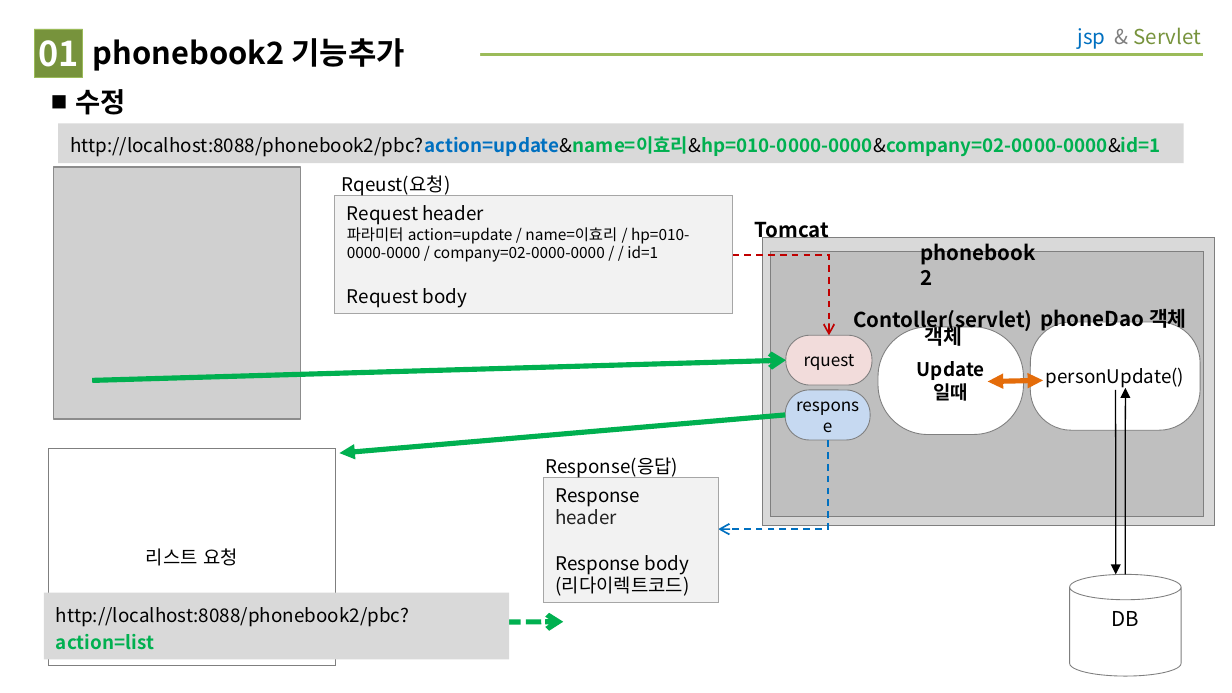
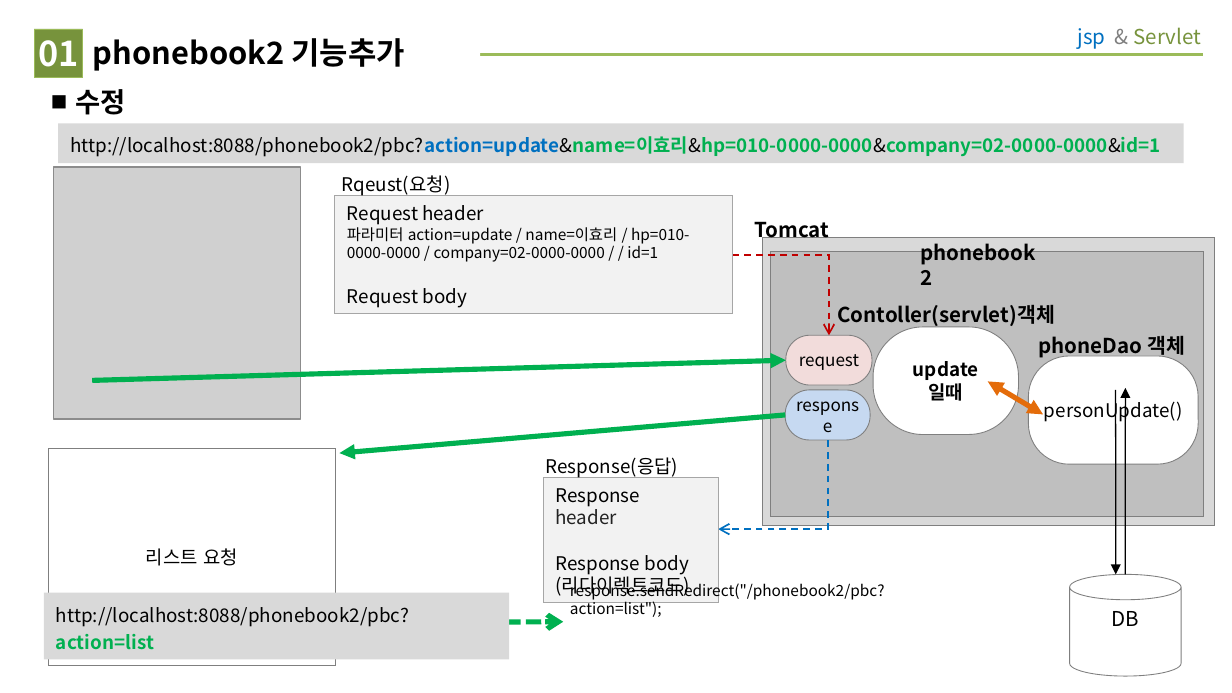
Before and after one commit to jeter5274/phonebook2, a slide deck: slide 3 of 삭제&수정 동작 그림.ppt. Drawn at 1232x693 pixels with LibreOffice and Linux fonts; fonts in the diff are those of the drawing; grey boxes stand for pictures. Boxes give left, top, right and bottom in pixels: in the first picture for what was removed or moved away, otherwise in the second. Text is boxed around its words. In the diff, an @@ line names an element or a change of style, - is before the commit and + after.

```diff
--- a/삭제&수정 동작 그림.ppt
+++ b/삭제&수정 동작 그림.ppt
@@ text at (837,305,1055,328): spaces changed @@
-Contoller(servlet)
-객체
+Contoller(servlet)객체
@@ rounded rectangle "update": place and size @@
-rounded rectangle "update" at (878,326,1024,434)
+rounded rectangle "update" at (873,326,1019,434)
@@ text "phoneDao 객체": place and size @@
-text "phoneDao 객체" at (1040,309,1187,332)
+text "phoneDao 객체" at (1039,336,1185,359)
@@ text in rounded rectangle at (799,354,859,370): text changed @@
-rquest
+request
@@ rounded rectangle "personUpdate()": place and size @@
-rounded rectangle "personUpdate()" at (1030,322,1200,430)
+rounded rectangle "personUpdate()" at (1029,356,1199,464)
@@ arrow (92, 381) - (786, 360): arrowheads changed @@
@@ text in rounded rectangle at (913,361,979,380): text changed @@
-Update
+update
@@ double arrow moved from (988, 382) - (1044, 381) to (988, 382) - (1044, 414) @@
@@ text added at (570,580,885,617), 9 pt, text #000000 @@
+response.sendRedirect("/phonebook2/pbc?action=list");
```
Also in this commit, not shown: 2 other slides changed, 3 other files.
